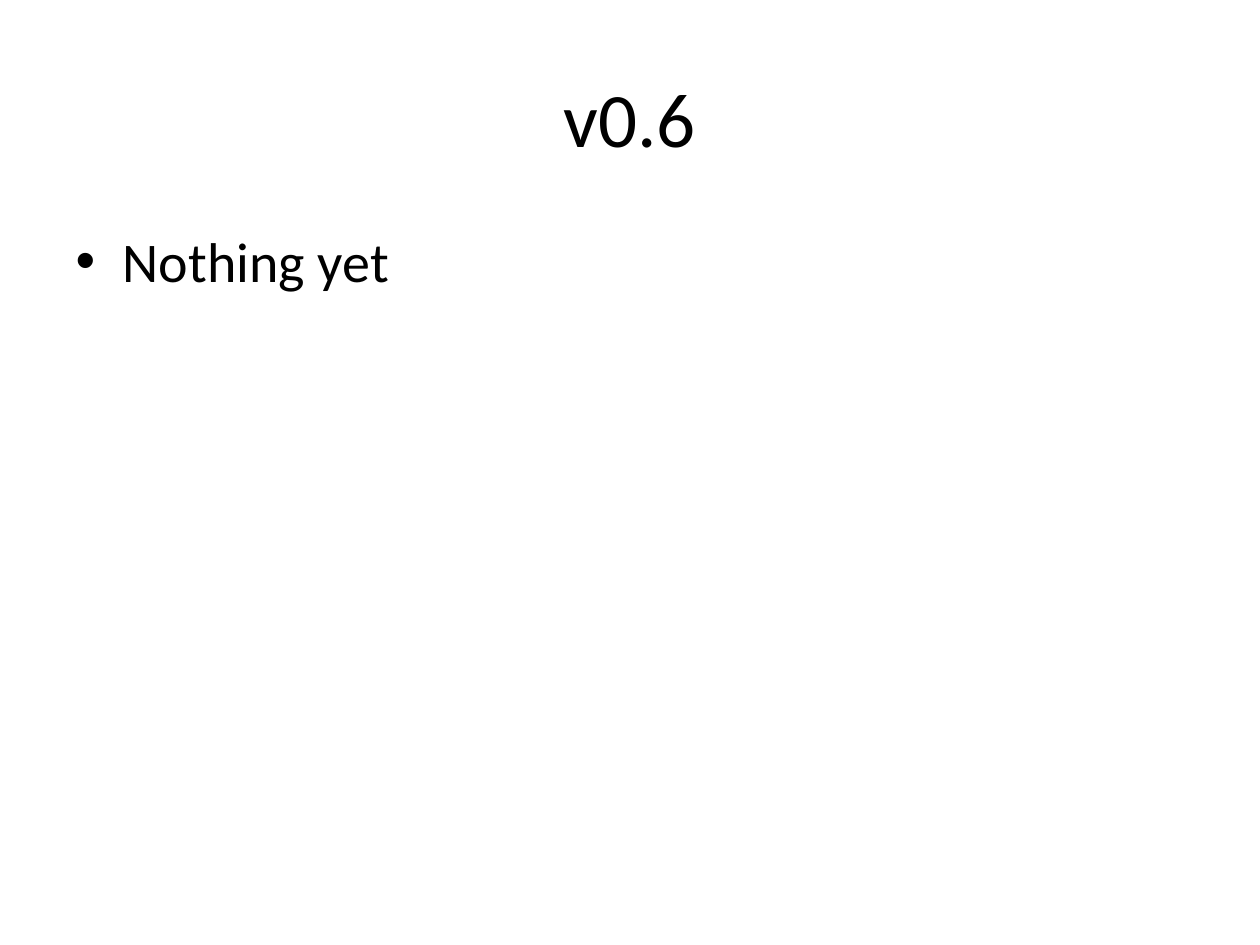
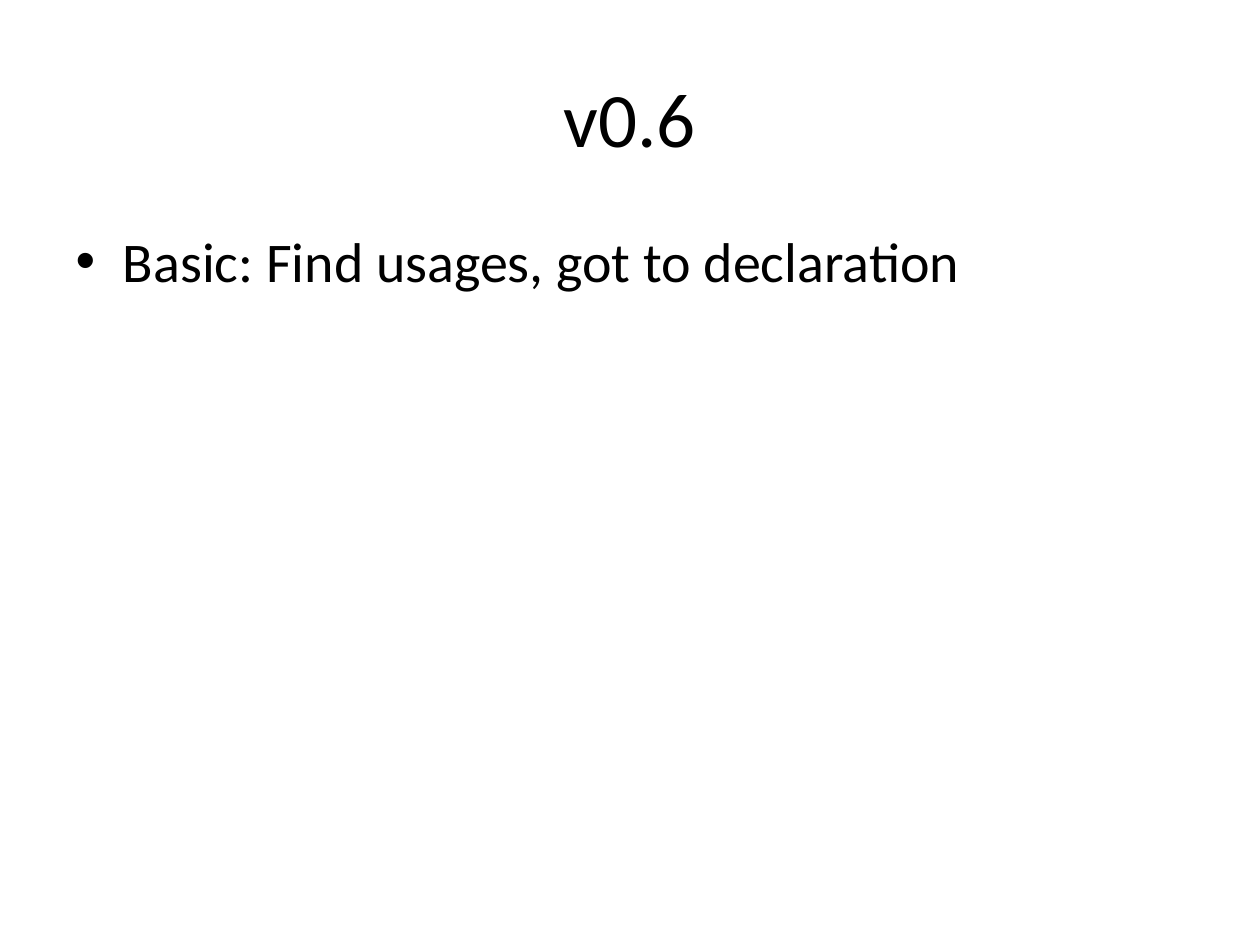
Before and after one commit to holgerbrandl/r4intellij, a slide deck: slide 2 of R4Intellij.pptx. Drawn at 1260x945 pixels with LibreOffice and Linux fonts; fonts in the diff are those of the drawing. Boxes give left, top, right and bottom in pixels: in the first picture for what was removed or moved away, otherwise in the second. Text is boxed around its words. In the diff, an @@ line names an element or a change of style, - is before the commit and + after.

```diff
--- a/R4Intellij.pptx
+++ b/R4Intellij.pptx
@@ text at <box>123,243,959,292</box>: text changed @@
-• Nothing yet
+• Basic: Find usages, got to declaration
```
Also in this commit, not shown: 1 other slide changed, 1 slide removed, 23 other files.
